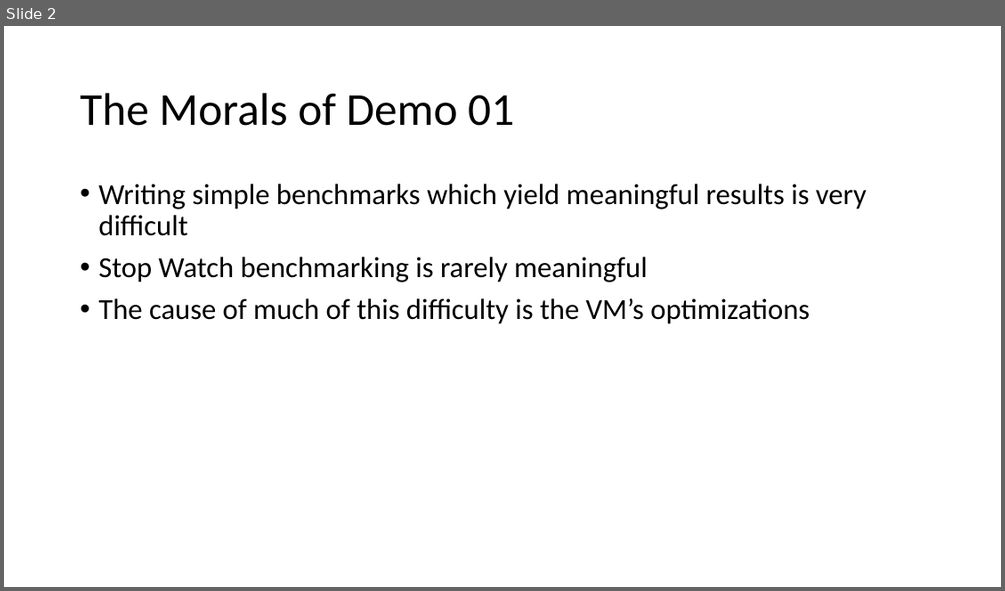
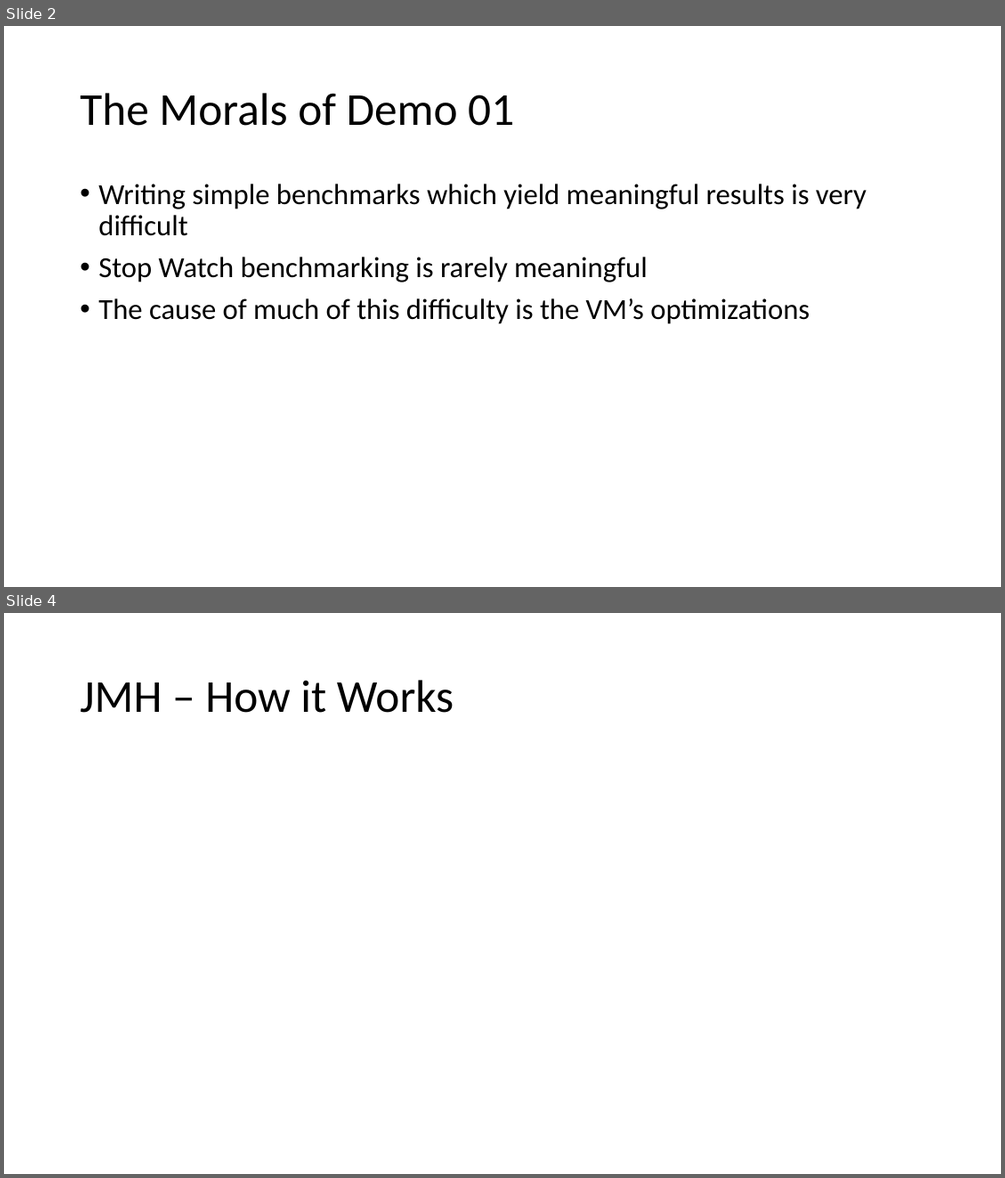
Before and after one commit to tresat/JMH-Presentation, a slide deck: doc/slides.pptx. Shown one above the other, each under a label of ours: slide 2 before the commit, slides 2 and 4 after it; the slides between them are not shown. The pictures are 1005x591 and 1005x1178 pixels, drawn with LibreOffice and Linux fonts; fonts in the diff are those of the drawing. Boxes give left, top, right and bottom in pixels: in the first picture for what was removed or moved away, otherwise in the second. Text is boxed around its words. In the diff, an @@ line names an element or a change of style, - is before the commit and + after.

```diff
--- a/doc/slides.pptx
+++ b/doc/slides.pptx
@@ slide 4 added at bbox=[4, 613, 1001, 1174], background #FFFFFF @@
@@ title added at bbox=[80, 680, 453, 713], 44 pt, text #000000 @@
+JMH – How it Works
```
Also in this commit, not shown: 4 slides changed, 4 other slides added, 9 other files.
